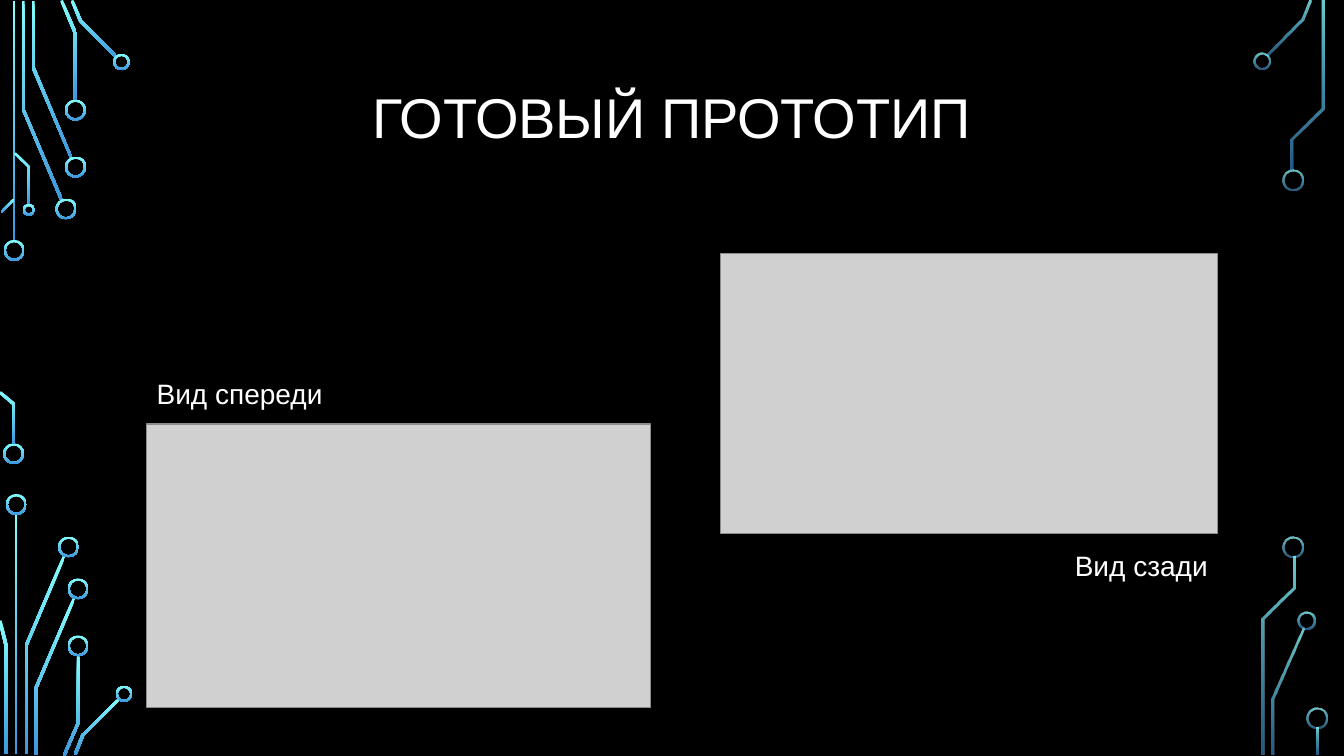
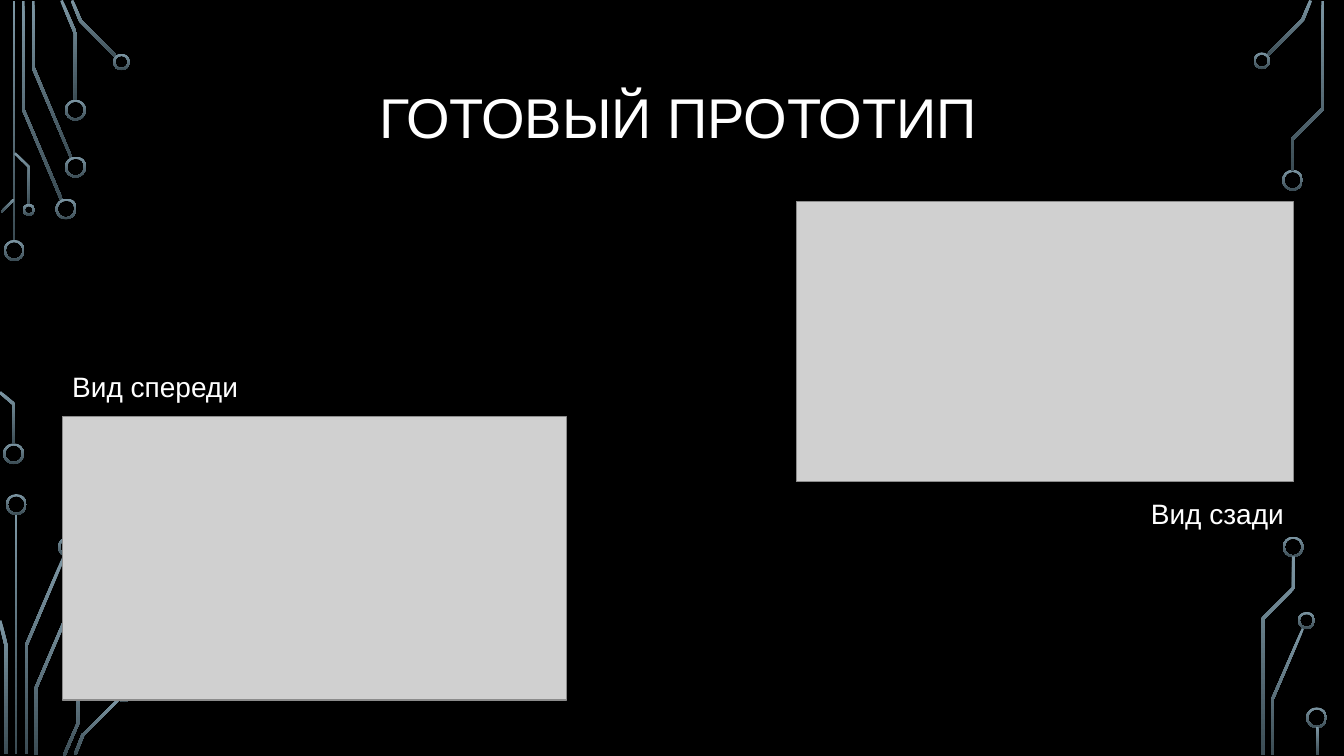
Before and after one commit to ALPause23/Diplom, a slide deck: slide 9 of Презентация.pptx. Drawn at 1344x756 pixels with LibreOffice and Linux fonts; fonts in the diff are those of the drawing; grey boxes stand for pictures; background and template pictures are left out. Boxes give left, top, right and bottom in pixels: in the first picture for what was removed or moved away, otherwise in the second. Text is boxed around its words. In the diff, an @@ line names an element or a change of style, - is before the commit and + after.

```diff
--- a/Презентация.pptx
+++ b/Презентация.pptx
@@ fill gradient #82FFFF to #3D97DE to gradient #7C96A3 to #3B4C54 in 34 elements at box(4, 240, 25, 261), box(3, 444, 24, 465), box(22, 1, 63, 201), box(55, 199, 77, 220), box(31, 1, 72, 158), box(60, 0, 78, 101), box(65, 156, 86, 177), box(65, 100, 86, 121), box(71, 0, 117, 58), box(113, 53, 131, 70), box(1, 199, 15, 213), box(0, 391, 15, 445), box(14, 152, 30, 205), box(22, 204, 34, 216), box(15, 514, 18, 755), box(24, 556, 65, 754), box(6, 494, 27, 515), box(0, 620, 7, 754), box(58, 536, 80, 558), box(34, 598, 76, 755), box(63, 655, 80, 756), box(74, 698, 120, 755), box(116, 686, 133, 702), box(1266, 0, 1313, 56), box(1253, 52, 1270, 70), box(1282, 169, 1304, 191), box(1271, 628, 1305, 755), box(1299, 612, 1316, 629), box(1292, 1, 1325, 171), box(1284, 536, 1305, 558), box(1261, 557, 1296, 755), box(1307, 708, 1328, 729), box(1317, 727, 1320, 755), box(12, 1, 15, 242) @@
@@ title "ГОТОВЫЙ ПРОТОТИП": place and size @@
-title "ГОТОВЫЙ ПРОТОТИП" at box(373, 94, 970, 139)
+title "ГОТОВЫЙ ПРОТОТИП" at box(379, 94, 976, 139)
@@ picture: place and size @@
-picture at box(720, 254, 1218, 534)
+picture at box(797, 202, 1295, 482)
@@ text "Вид спереди": place and size @@
-text "Вид спереди" at box(157, 384, 322, 409)
+text "Вид спереди" at box(72, 377, 238, 402)
@@ picture: place and size @@
-picture at box(147, 424, 651, 708)
+picture at box(63, 416, 567, 700)
@@ text "Вид сзади": place and size @@
-text "Вид сзади" at box(1075, 556, 1207, 581)
+text "Вид сзади" at box(1151, 504, 1283, 529)
@@ freeform shape removed at box(68, 579, 89, 600) @@
@@ freeform shape removed at box(68, 635, 89, 656) @@
```
Also in this commit, not shown: 10 other slides changed, 2 other files.
